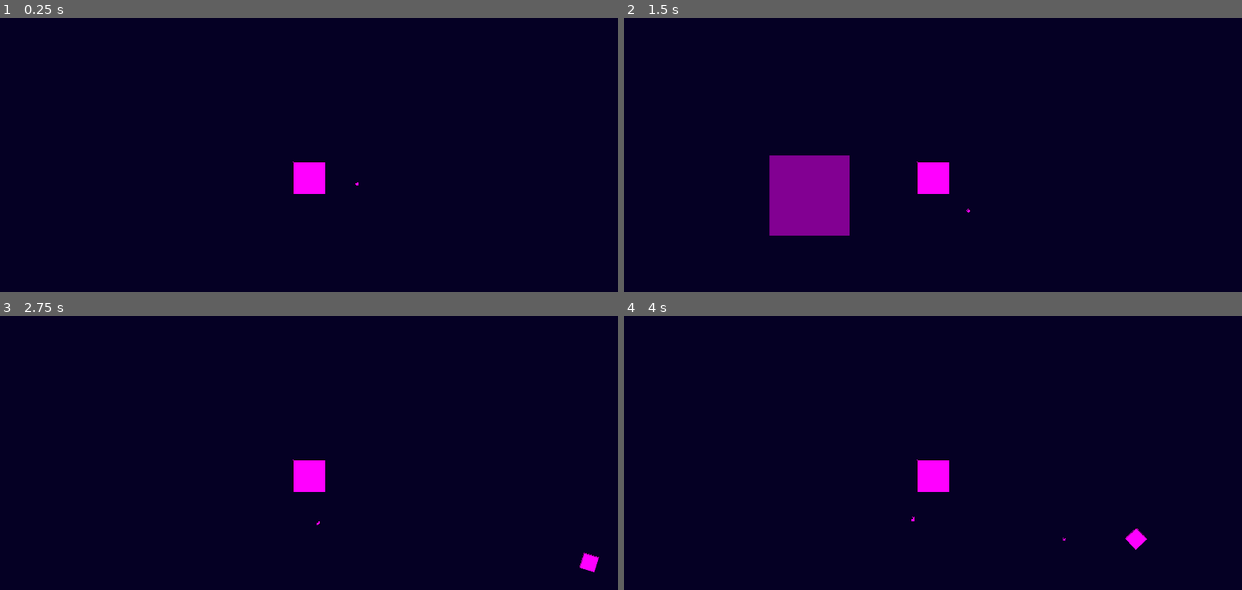
Above: before the commit, frames 1-4 (two rows, left to right).
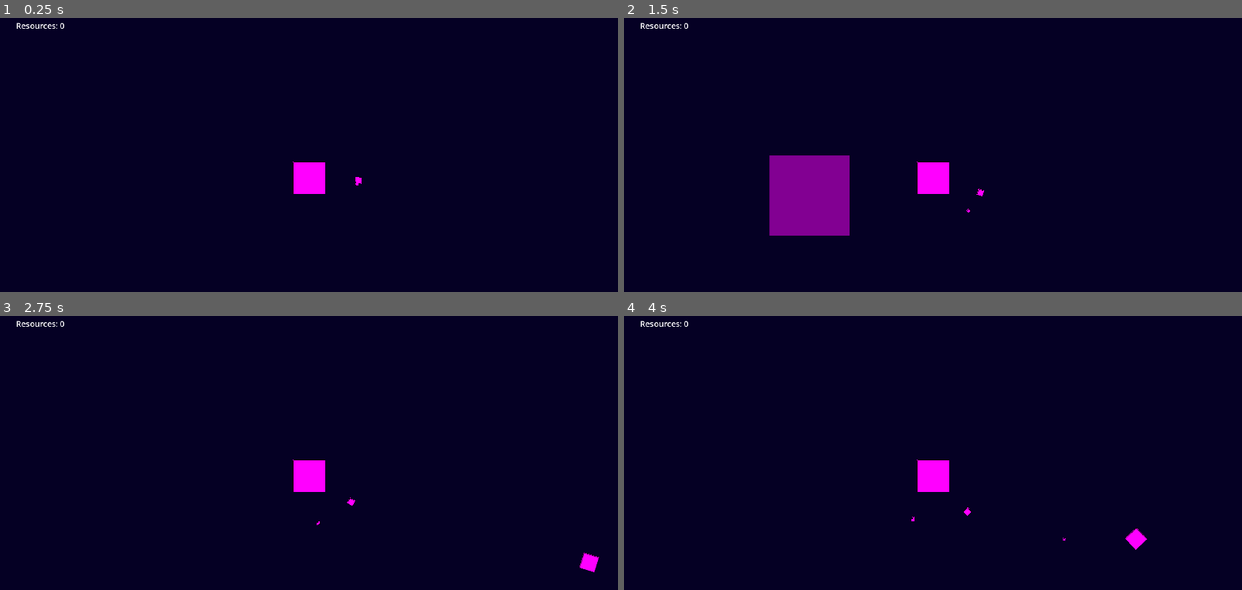
Above: after the commit, the same moments.

Repository: naeemR123/Learners-Game-Jam--2
Game: Godot game, scene res://Scenes/main.tscn
The game is run twice, just before and just after one commit, with the same random seed, the same clock (stepped at 60 frames per second) and the same inputs.
Inputs (mouse positions are in pixels of both pictures, inside the frame that each line leads up to):
- Up to frame 1 (0.25 s): no input
- Up to frame 2 (1.5 s): tap Enter at 0.5, 0.6, 1.35 s; move the mouse to (1068, 160) at 0.52 s; click (1068, 160) at 0.67 s; tap Space at 1.25 s; move the mouse to (809, 196) at 1.27 s; click (809, 196) at 1.42 s
- Up to frame 3 (2.75 s): tap Enter at 2, 2.1 s; move the mouse to (370, 398) at 2.02 s; click (370, 398) at 2.17 s
- Up to frame 4 (4 s): move the mouse to (902, 546) at 2.77 s; tap Enter at 2.85, 3.6 s; click (902, 546) at 2.92 s; move the mouse to (1118, 526) at 3.52 s; click (1118, 526) at 3.67 s

The runs differ from the first frame. In frame 1, 0.1% of the frame differs, in the area x 2-59%, y 1-61%; in frame 2, 0.1%; in frame 3, 0.1%; in frame 4, 0.1%, in the area x 2-57%, y 1-73%.

Commit message:
Added collector satellite, UI & resource signal
Adds a new collector satellite scene and script that pulls in Resource areas and notifies the game manager when collected. Introduces a CanvasLayer UI with a Label and ui.gd that listens to GameManager's resources_changed signal to display resource count. Updates main.tscn to instantiate the collector and UI. Enhances tractor_beam.gd to use physics-based pulling (exported pull_speed/pull_strength) and enables collision only while clicking; resource.gd now adds a swarm_offset for nicer clustering. GameManager now exposes resources as an int, emits resources_changed, and provides add_resource(amount).

Diff:
--- /dev/null
+++ b/Scenes/collector_satellite.tscn
@@ -0,0 +1,33 @@
+[gd_scene format=3 uid="uid://br3j53i1f8n32"]
+
+[ext_resource type="Script" uid="uid://cloxn4h812rn4" path="res://Scripts/collector_satellite.gd" id="1_4a87g"]
+
+[sub_resource type="PlaceholderTexture2D" id="PlaceholderTexture2D_4a87g"]
+size = Vector2(20, 20)
+
+[sub_resource type="CircleShape2D" id="CircleShape2D_2oyko"]
+radius = 100.0
+
+[sub_resource type="CircleShape2D" id="CircleShape2D_vva7h"]
+radius = 20.0
+
+[node name="CollectorPivot" type="Node2D" unique_id=918467222]
+script = ExtResource("1_4a87g")
+
+[node name="Satellite" type="Area2D" parent="." unique_id=2035784533]
+position = Vector2(125, 0)
+collision_layer = 0
+collision_mask = 8
+
+[node name="Sprite2D" type="Sprite2D" parent="Satellite" unique_id=637893447]
+texture = SubResource("PlaceholderTexture2D_4a87g")
+
+[node name="CollisionShape2D" type="CollisionShape2D" parent="Satellite" unique_id=1401070686]
+shape = SubResource("CircleShape2D_2oyko")
+
+[node name="CollectionZone" type="Area2D" parent="Satellite" unique_id=1925393022]
+collision_layer = 0
+collision_mask = 8
+
+[node name="CollisionShape2D" type="CollisionShape2D" parent="Satellite/CollectionZone" unique_id=1793141085]
+shape = SubResource("CircleShape2D_vva7h")
--- a/Scenes/main.tscn
+++ b/Scenes/main.tscn
@@ -5,6 +5,8 @@
 [ext_resource type="PackedScene" uid="uid://dy1a5mdt6iqir" path="res://Scenes/asteroid.tscn" id="3_8gbba"]
 [ext_resource type="PackedScene" uid="uid://dha1d0wqh3pxm" path="res://Scenes/turret.tscn" id="4_jjvhh"]
 [ext_resource type="PackedScene" uid="uid://ct42g3vrmj7ac" path="res://Scenes/tractor_beam.tscn" id="5_kry3j"]
+[ext_resource type="PackedScene" uid="uid://br3j53i1f8n32" path="res://Scenes/collector_satellite.tscn" id="6_21xkr"]
+[ext_resource type="Script" uid="uid://08k0aiebr17m" path="res://Scripts/ui.gd" id="7_6bp64"]
 
 [node name="Main" type="Node2D" unique_id=1160054467]
 
@@ -29,4 +31,18 @@
 
 [node name="TractorBeam" parent="." unique_id=81739787 instance=ExtResource("5_kry3j")]
 
+[node name="CollectorPivot" parent="." unique_id=918467222 instance=ExtResource("6_21xkr")]
+
+[node name="UI" type="CanvasLayer" parent="." unique_id=1549426236]
+script = ExtResource("7_6bp64")
+
+[node name="Label" type="Label" parent="UI" unique_id=999709284]
+anchors_preset = -1
+offset_left = 50.0
+offset_top = 50.0
+offset_right = 40.0
+offset_bottom = 23.0
+theme_override_font_sizes/font_size = 25
+text = "Resources: 0"
+
 [connection signal="timeout" from="AsteroidSpawner/SpawnCooldown" to="AsteroidSpawner" method="_on_spawn_cooldown_timeout"]
--- /dev/null
+++ b/Scripts/collector_satellite.gd
@@ -0,0 +1,66 @@
+extends Node2D
+
+
+
+
+
+@export var orbit_speed : float = 0.2
+@export var collection_speed : float = 100
+@export var collection_strength : float = 5
+
+@onready var satellite: Area2D = $Satellite
+@onready var collection_zone: Area2D = $Satellite/CollectionZone
+@onready var planet: Area2D = %Planet
+
+
+func _ready() -> void:
+
+	if planet:
+		global_position = planet.global_position
+
+	satellite.position.x = randf_range(125, 200)
+	print("Satelitte pos: ",satellite.position)
+	# Connects the Area2D signals via code
+	collection_zone.area_entered.connect(_on_collection_area_entered)
+
+
+func _process(delta: float) -> void:
+
+	# Rotates the pivot to make the satellite orbit
+	rotation += orbit_speed * delta
+
+
+func _physics_process(delta: float) -> void:
+	var caught_resources = satellite.get_overlapping_areas()
+
+	for resource in caught_resources:
+
+		if "speed" in resource and "direction" in resource:
+
+			var current_velocity = resource.direction * resource.speed
+
+			# Adds slight variation between resources - prevents overlapping when released
+			var target_pos = satellite.global_position
+			if "swarm_offset" in resource:
+				target_pos += resource.swarm_offset
+
+			# Calculate the direction towards the satellite
+			var pull_direction = (target_pos - resource.global_position).normalized()
+			var desired_velocity = pull_direction * collection_speed
+
+			# Smoothly moves the vector, even through 0- naturally reversing it.
+			var new_velocity = current_velocity.lerp(desired_velocity, collection_strength * delta)
+
+			# Smoothly increase or decrease its speed to match the satellite's pull
+			resource.speed = new_velocity.length()
+
+			if resource.speed > 0.01: # CRITICAL Prevents divide by 0 error
+				# Smoothly bends the resource's current flying direction toward the satellite
+				resource.direction = new_velocity.normalized()
+
+
+
+# Mask is set to 4, meaning 'area' is guaranteed to be a Resource
+func _on_collection_area_entered(area: Area2D) -> void:
+	Game_Manager.add_resource(1)
+	area.queue_free()
--- a/Scripts/game_manager.gd
+++ b/Scripts/game_manager.gd
@@ -1,4 +1,11 @@
 class_name GameManager
 extends Node
 
-var resources := 0
+var resources :int = 0
+
+signal resources_changed(new_amount)
+
+
+func add_resource(amount: int):
+	resources += amount
+	resources_changed.emit(resources)
--- a/Scripts/resource.gd
+++ b/Scripts/resource.gd
@@ -5,11 +5,14 @@
 var direction : Vector2
 var rotation_speed : float = randf_range(-4,4)	# Sets random rotation speed
 
+var swarm_offset : Vector2
+
 func _ready() -> void:
 
-	direction = Vector2(randf_range(-1,1),randf_range(-1,1))	# Sets a random direction
+	direction = Vector2(randf_range(-1,1),randf_range(-1,1))		# Sets a random direction
 	print("Resource spawned | Position: ", global_position, " | Direction: ", direction)
 
+	swarm_offset = Vector2(randf_range(-5,5),randf_range(-5,5))	# Sets a random offset when clustered
 
 
 func _process(delta: float) -> void:
--- a/Scripts/tractor_beam.gd
+++ b/Scripts/tractor_beam.gd
@@ -1,9 +1,12 @@
 extends Area2D
 
 
+@export var pull_speed: float = 150.0
+@export var pull_strength: float = 10
 
 @onready var sprite: Sprite2D = $Sprite2D
 @onready var collision: CollisionShape2D = $CollisionShape2D
+
 
 func _ready() -> void:
 	# Makes the radius of the collision shape 60% of the width of the sprite
@@ -16,11 +19,46 @@
 	# Tracks tractor beam to mouse lcoation
 	global_position = get_global_mouse_position()
 
-	# When Left Mouse is held, enables collisions and shows
-	# sprite at 50% opacity, otherwise does nothing
+	# When Left Click is held, sprite at 50% opacity- otherwise 0%
 	if Input.is_mouse_button_pressed(MOUSE_BUTTON_LEFT):
-		collision.disabled = false
 		sprite.modulate.a = 0.5
 	else:
-		collision.disabled = true
 		sprite.modulate.a = 0
+
+
+func _physics_process(delta: float) -> void:
+	var is_clicking : bool = Input.is_mouse_button_pressed(MOUSE_BUTTON_LEFT)
+
+	# When Left Click is held, enables collisions
+	collision.disabled = !is_clicking
+
+	if is_clicking:
+		collect_resources(delta)
+
+
+func collect_resources(delta: float) -> void:
+	var caught_resources = get_overlapping_areas()
+
+	for resource in caught_resources:
+
+		if "speed" in resource and "direction" in resource:
+			var current_velocity = resource.direction * resource.speed
+
+			# Adds slight variation between resources - prevents overlapping when released
+			var target_pos = global_position
+			if "swarm_offset" in resource:
+				target_pos += resource.swarm_offset
+
+			# Calculate the direction towards the satellite
+			var pull_direction = (target_pos - resource.global_position).normalized()
+			var desired_velocity = pull_direction * pull_speed
+
+			# Smoothly moves the vector, even through 0- naturally reversing it.
+			var new_velocity = current_velocity.lerp(desired_velocity, pull_strength * delta)
+
+			# Smoothly increase or decrease its speed to match the satellite's pull
+			resource.speed = new_velocity.length()
+
+			if resource.speed > 0.01: # CRITICAL Prevents divide by 0 error
+				# Smoothly bends the resource's current flying direction toward the satellite
+				resource.direction = (new_velocity).normalized()
--- /dev/null
+++ b/Scripts/ui.gd
@@ -0,0 +1,18 @@
+extends CanvasLayer
+
+
+
+@onready var label: Label = $Label
+
+
+func _ready() -> void:
+	Game_Manager.connect("resources_changed", resource_label)
+
+
+
+func _process(delta: float) -> void:
+	pass
+
+
+func resource_label(new_amount):
+	label.text = "Resources: " + str(new_amount)
Not shown, added: Scripts/collector_satellite.gd.uid
Not shown, added: Scripts/ui.gd.uid
